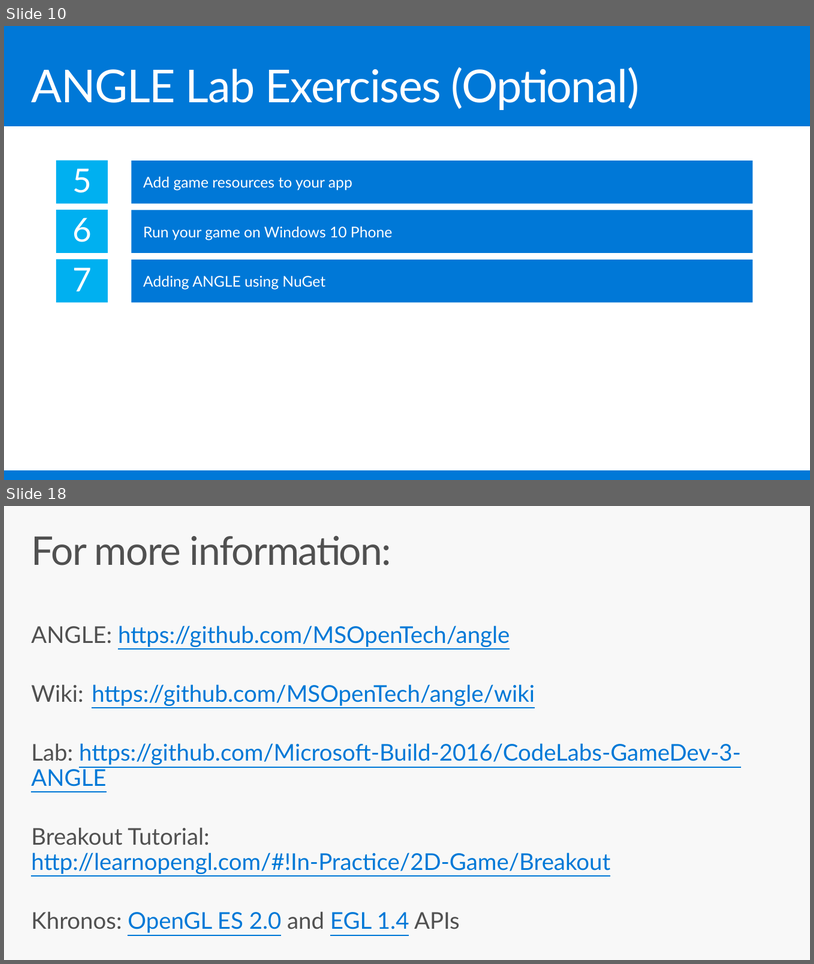
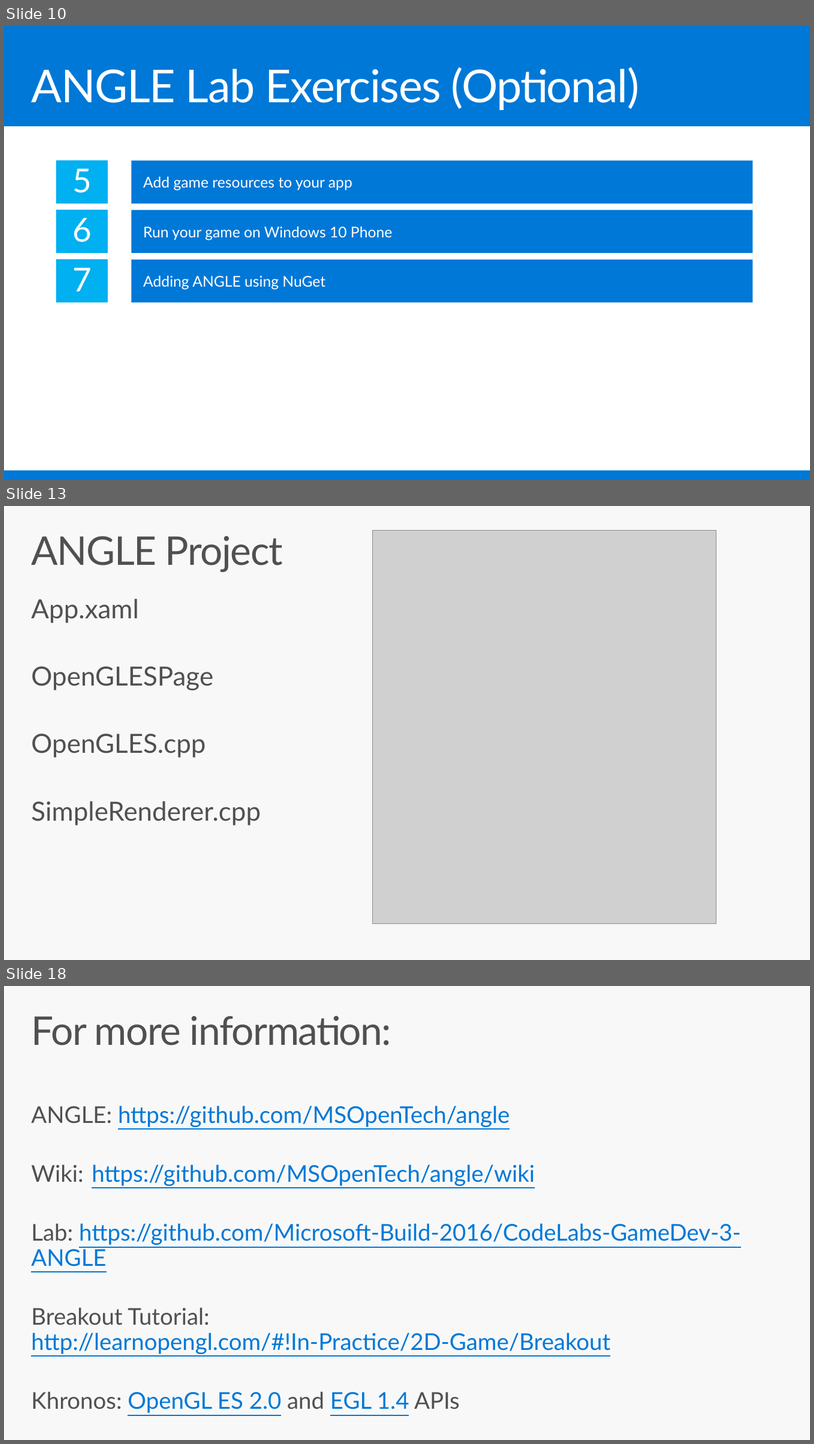
Before and after one commit to Microsoft-Build-2016/CodeLabs-GameDev-3-ANGLE, a slide deck: Presentation.pptx. Shown one above the other, each under a label of ours: slides 10 and 18 before the commit, slides 10, 13 and 18 after it; the slides between them are not shown. The pictures are 814x964 and 814x1444 pixels, drawn with LibreOffice and Linux fonts; fonts in the diff are those of the drawing; grey boxes stand for pictures. Boxes give left, top, right and bottom in pixels: in the first picture for what was removed or moved away, otherwise in the second. Text is boxed around its words. In the diff, an @@ line names an element or a change of style, - is before the commit and + after.

```diff
--- a/Presentation.pptx
+++ b/Presentation.pptx
@@ slide 13 added at (4,506,810,960), background #F8F8F8 @@
@@ title added at (31,536,283,572), 48 pt, text #505050 @@
+ANGLE Project
@@ picture added at (373,531,717,923) @@
@@ text added at (31,598,261,825), 32 pt, text #505050 @@
+App.xaml
+OpenGLESPage
+OpenGLES.cpp
+SimpleRenderer.cpp
```
Also in this commit, not shown: 7 slides changed, 1 slide removed.
